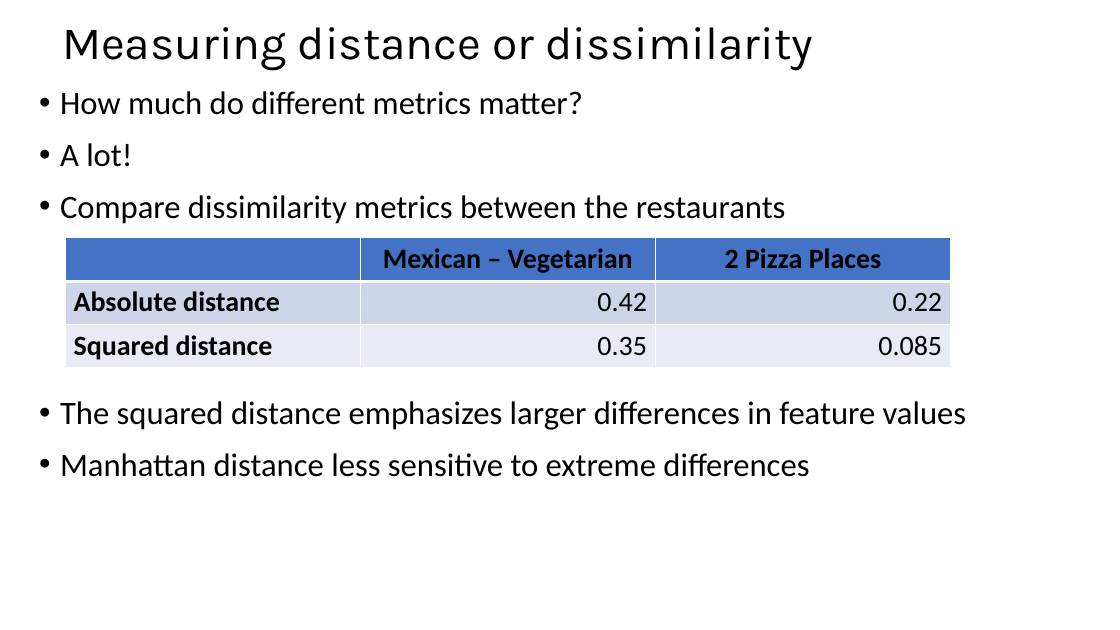
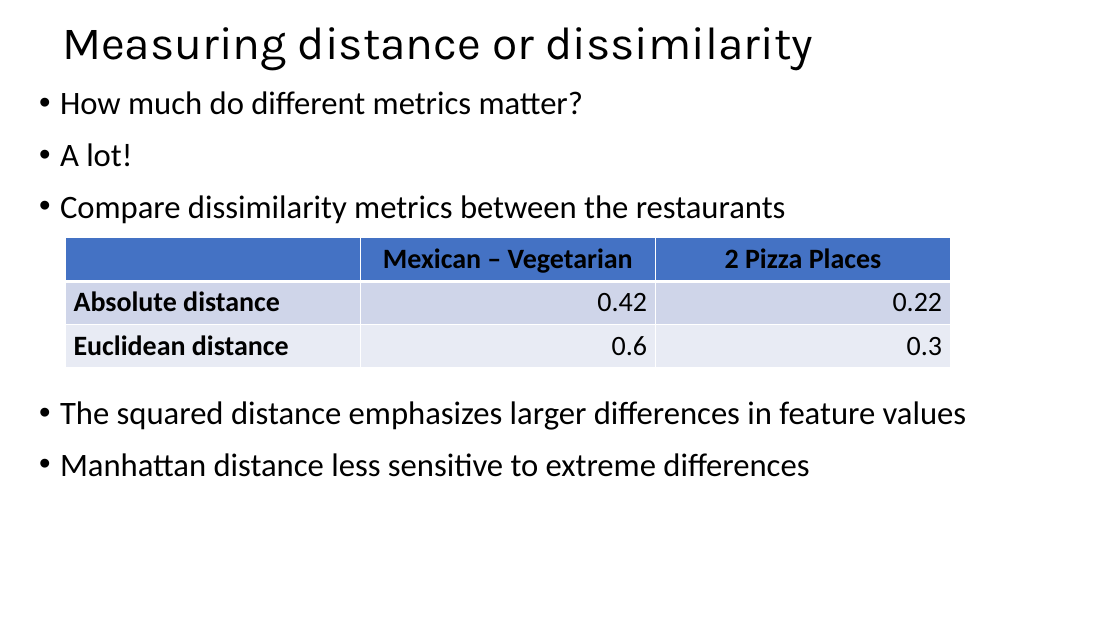
Before and after one commit to tenevian/Harvard-SSP-Data-Mining, a slide deck: slide 27 of slides/5_DistanceAndSimilarityMeasures.pptx. Drawn at 1120x630 pixels with LibreOffice and Linux fonts; fonts in the diff are those of the drawing. Boxes give left, top, right and bottom in pixels: in the first picture for what was removed or moved away, otherwise in the second. Text is boxed around its words. In the diff, an @@ line names an element or a change of style, - is before the commit and + after.

```diff
--- a/slides/5_DistanceAndSimilarityMeasures.pptx
+++ b/slides/5_DistanceAndSimilarityMeasures.pptx
@@ table at [66,238,950,368] @@
-row 3: Squared distance | 0.35 | 0.085
+row 3: Euclidean distance | 0.6 | 0.3
```
Also in this commit, not shown: 1 other slide changed, 1 slide added.
